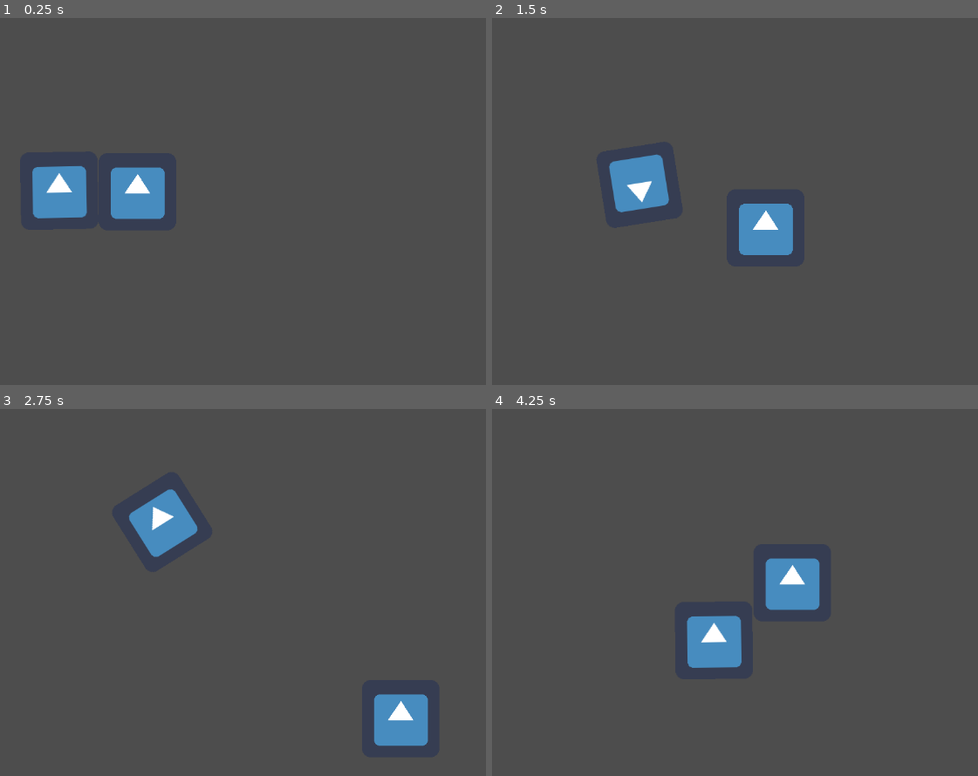
Above: before the commit, frames 1-4 (two rows, left to right).
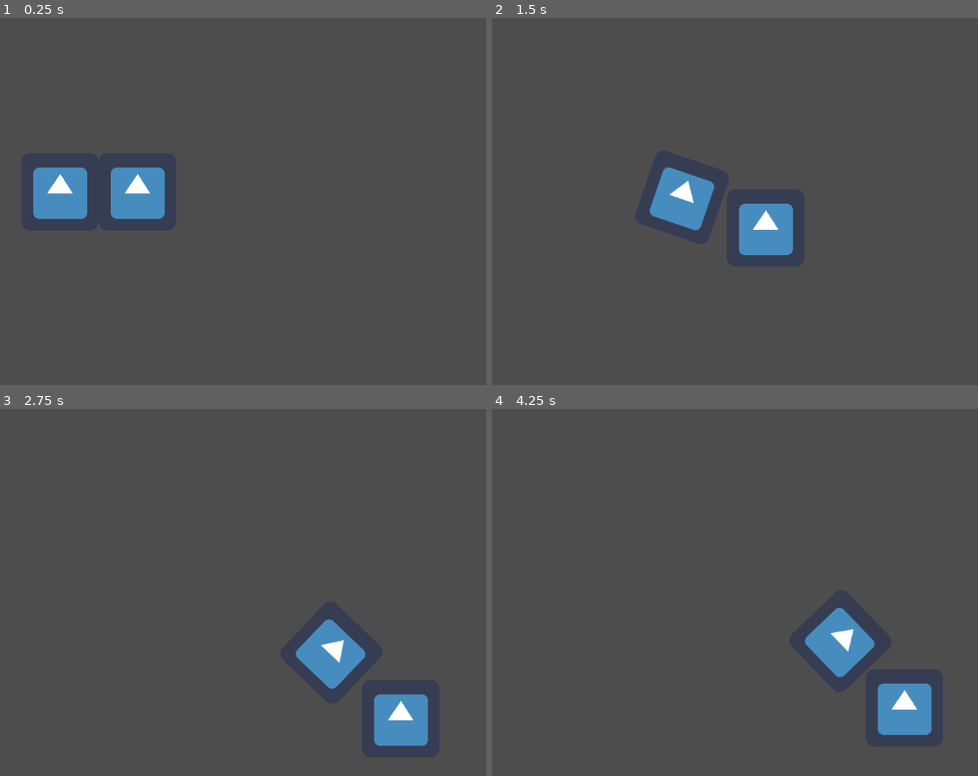
Above: after the commit, the same moments.

Repository: HappyYoyo09/wave-survival-game
Game: Godot game, scene res://scenes/main.tscn
Two runs of this game, one before a commit and one after it. Both use one fixed random seed, a clock stepped at 60 frames per second and the inputs below. The engine's default icon, where the game draws it, is replaced by a stand-in: a white triangle on a blue panel in a dark square.
Inputs (mouse positions are in pixels of both pictures, inside the frame that each line leads up to):
- Up to frame 1 (0.25 s): no input
- Up to frame 2 (1.5 s): move the mouse to (783, 168) at 0.52 s; hold D (move_right) 0.53-1.28 s; move the mouse to (outside the picture) at 1.27 s; hold S (move_down) from 1.28 s (still down)
- Up to frame 3 (2.75 s): move the mouse to (208, 493) at 2.02 s; release S (move_down) at 2.03 s; hold D (move_right) from 2.03 s (still down)
- Up to frame 4 (4.25 s): move the mouse to (594, 658) at 2.77 s; release D (move_right) at 2.78 s; hold W (move_up) 2.78-3.53 s; move the mouse to (837, 640) at 3.52 s; hold A (move_left) from 3.53 s (still down)

The runs differ from the first frame. In frame 1, 0.2% of the frame differs, in the area x 6-18%, y 40-55%; in frame 2, 2.7%; in frame 3, 3.1%; in frame 4, 6.3%, in the area x 40-91%, y 40-89%.

Commit message:
set the enemy target to the player position using signals

Diff:
--- a/player.gd
+++ b/player.gd
@@ -16,4 +16,6 @@
 	else:
 		velocity.y = 0
 
+	Autoload.player_pos.emit(position)
+
 	move_and_slide()
--- a/project.godot
+++ b/project.godot
@@ -14,6 +14,10 @@
 run/main_scene="res://scenes/main.tscn"
 config/features=PackedStringArray("4.2")
 config/icon="res://icon.png"
+
+[autoload]
+
+Autoload="*res://scenes/autoload.tscn"
 
 [editor]
 
--- a/scripts/enemy.gd
+++ b/scripts/enemy.gd
@@ -2,8 +2,15 @@
 
 @export var SPEED = 300.0
 @export var accuracy = 10
+var target = position #fallback if it checks for the target pos before the target pos is set
+func _ready():
+	Autoload.player_pos.connect(set_target)
+
+func set_target(pos):
+	pass
+	target = pos
+
 func _physics_process(delta):
-	var target = get_viewport().get_mouse_position()
 	#position.x - target.x <= accuracy or position.y - target.y <= accuracy and position.x - target.x >= accuracy or position.y - target.y >= accuracy
 	var difference = Vector2(target.x - position.x, target.y - position.y)
 	if difference.x <= 0:
@@ -19,4 +26,6 @@
 	else:
 		velocity = Vector2.ZERO
 
+
+
 	move_and_slide()
Not shown, changed: README.md
